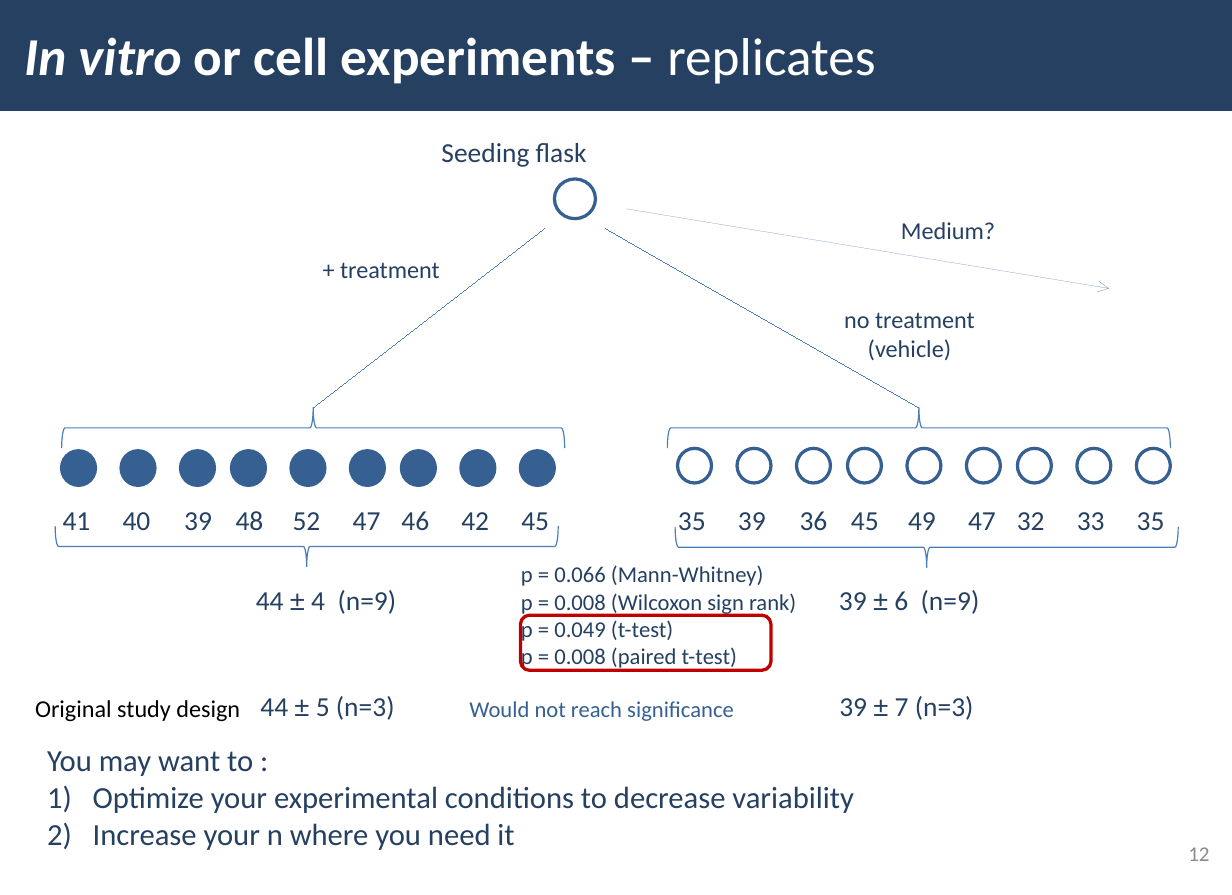
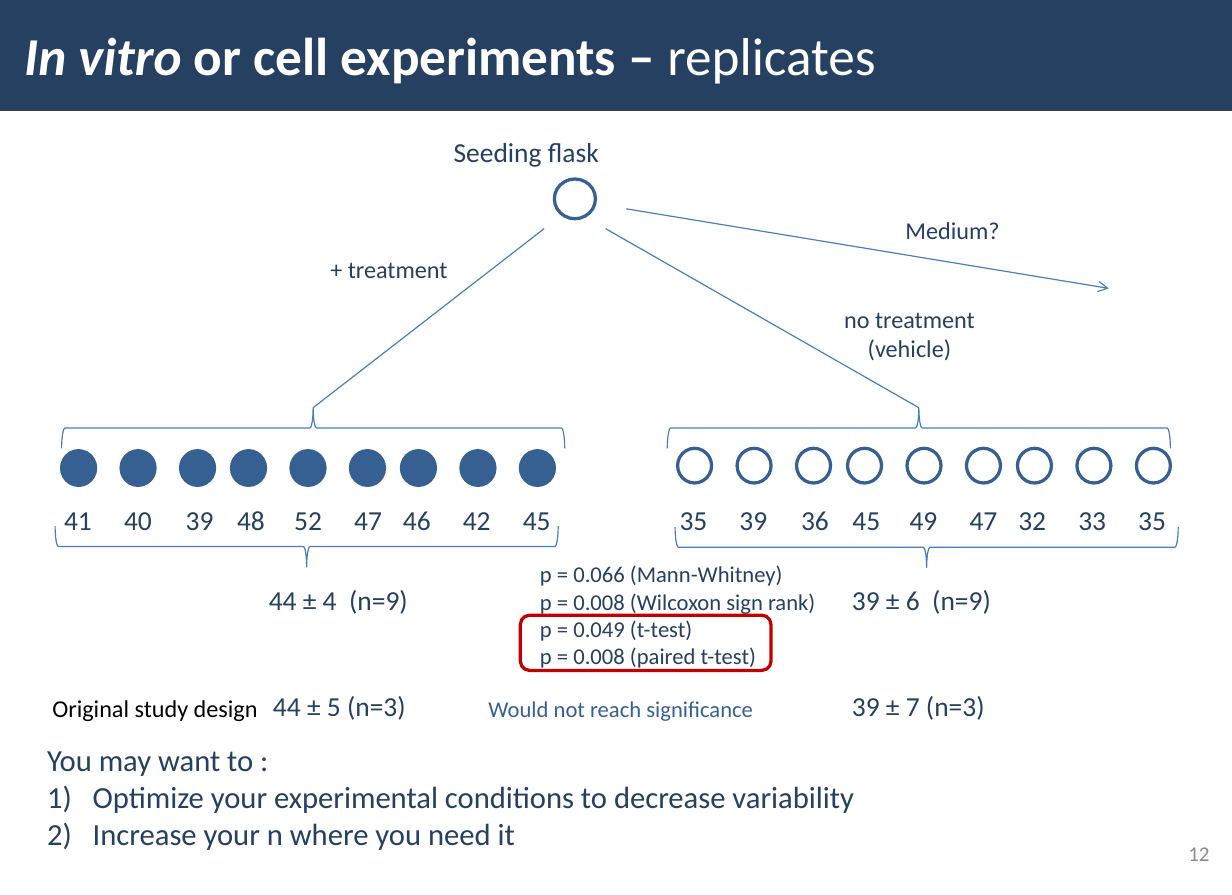
Before and after one commit to UBC-PATH/PATH548L-2026, a slide deck: slide 12 of slides/Module 7 PATH 548L 2026 - study design considerations.pptx. Drawn at 1232x895 pixels with LibreOffice and Linux fonts; fonts in the diff are those of the drawing. Boxes give left, top, right and bottom in pixels: in the first picture for what was removed or moved away, otherwise in the second. Text is boxed around its words. In the diff, an @@ line names an element or a change of style, - is before the commit and + after.

```diff
--- a/slides/Module 7 PATH 548L 2026 - study design considerations.pptx
+++ b/slides/Module 7 PATH 548L 2026 - study design considerations.pptx
@@ text "Seeding flask": place and size @@
-text "Seeding flask" at [441,143,587,167]
+text "Seeding flask" at [454,143,599,167]
@@ arrow (626, 209) - (1109, 288): stroke #4A7EBB 0.75 pt to #4B7EBC 0.75 pt @@
@@ text "Medium?": place and size @@
-text "Medium?" at [901,222,995,239]
+text "Medium?" at [905,222,999,239]
@@ line (544, 229) - (313, 408): stroke #4A7EBB 0.75 pt to #4B7EBC 0.75 pt @@
@@ line (919, 408) - (606, 229): stroke #4A7EBB 0.75 pt to #4B7EBC 0.75 pt @@
@@ text "+ treatment": place and size @@
-text "+ treatment" at [340,262,440,278]
+text "+ treatment" at [348,262,448,278]
@@ left brace at [55,527,558,567]: outline #4A7EBB 0.75 pt to #4B7EBC 0.75 pt; proportions changed @@
@@ left brace at [675,527,1179,567]: outline #4A7EBB 0.75 pt to #4B7EBC 0.75 pt; proportions changed @@
@@ text "p = 0.066 (Mann-Whitney)": place and size @@
-text "p = 0.066 (Mann-Whitney)" at [521,565,796,671]
+text "p = 0.066 (Mann-Whitney)" at [540,565,815,671]
@@ text "44 ± 4 (n=9)": place and size @@
-text "44 ± 4 (n=9)" at [256,590,397,614]
+text "44 ± 4 (n=9)" at [269,590,408,614]
@@ font Arial to Calibri in "±" in 4 elements at [273,696,406,720], [852,696,985,720], [269,590,408,614], [852,590,991,614] @@
@@ text "39 ± 6 (n=9)": place and size @@
-text "39 ± 6 (n=9)" at [839,590,980,614]
+text "39 ± 6 (n=9)" at [852,590,991,614]
@@ rounded rectangle at [521,615,772,671]: proportions changed @@
@@ text "Original study design": place and size @@
-text "Original study design" at [35,700,240,721]
+text "Original study design" at [52,700,258,721]
@@ text "44 ± 5 (n=3)": place and size @@
-text "44 ± 5 (n=3)" at [260,696,395,720]
+text "44 ± 5 (n=3)" at [273,696,406,720]
@@ text "Would not reach significance": place and size @@
-text "Would not reach significance" at [469,701,734,721]
+text "Would not reach significance" at [488,701,753,721]
@@ text "39 ± 7 (n=3)": place and size @@
-text "39 ± 7 (n=3)" at [839,696,974,720]
+text "39 ± 7 (n=3)" at [852,696,985,720]
```
Also in this commit, not shown: 42 other slides changed, 5 other files.
